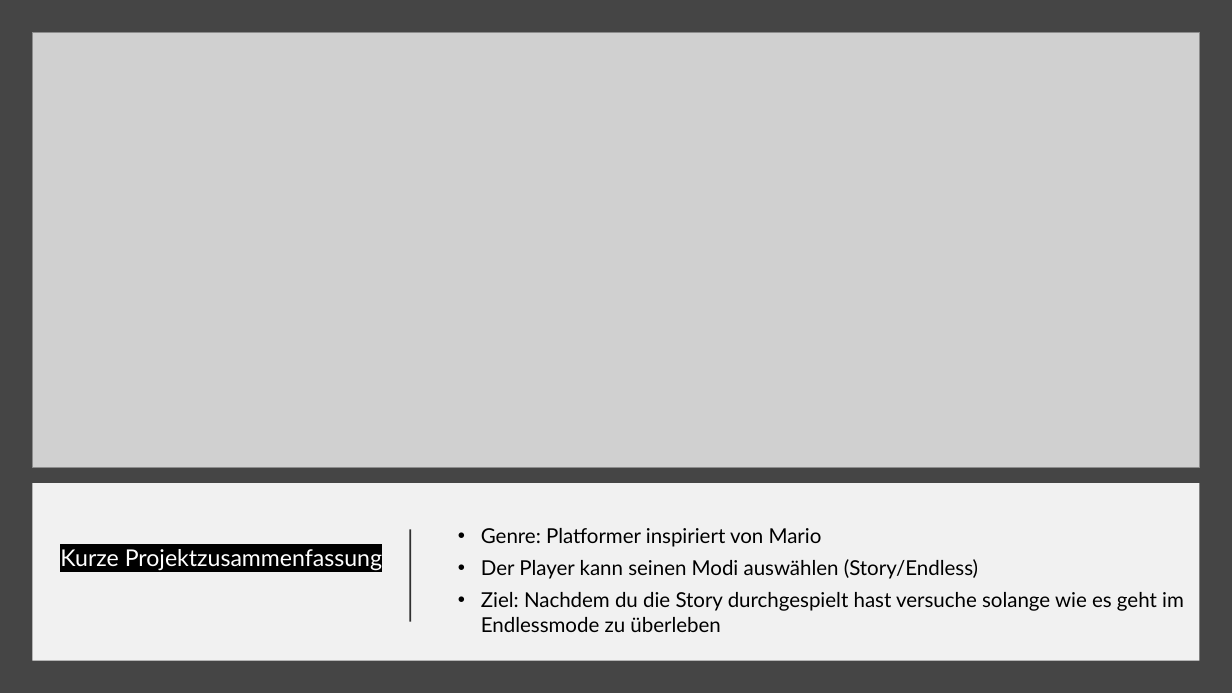
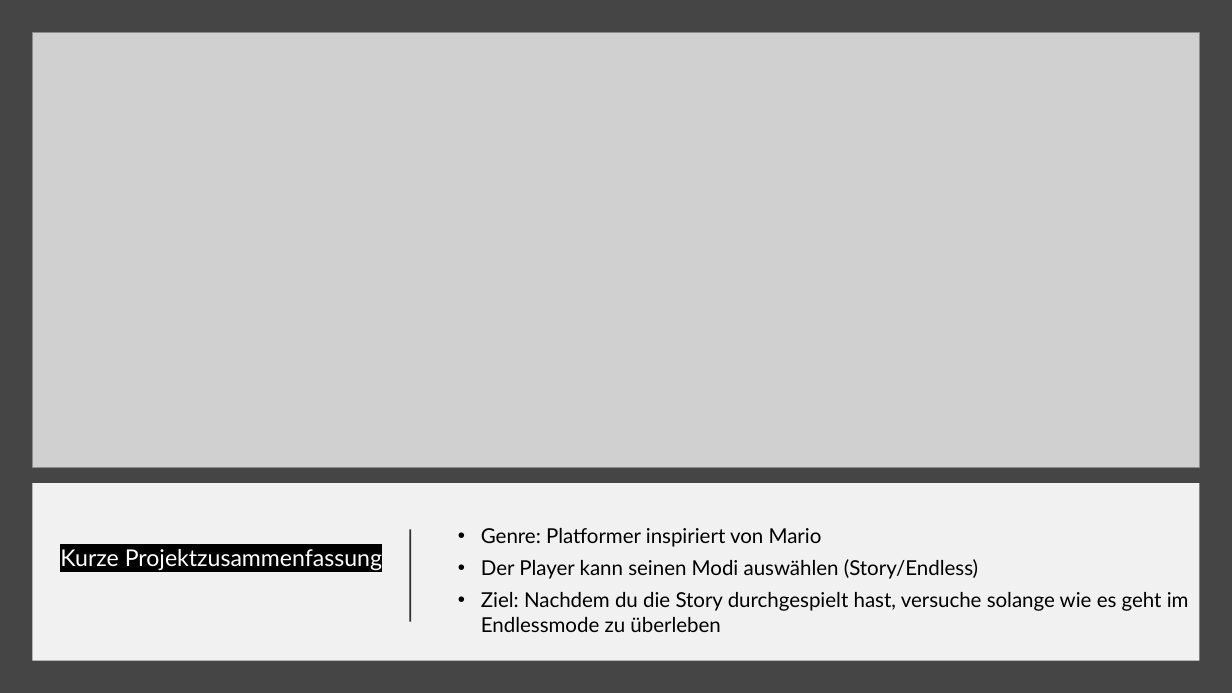
Before and after one commit to davidg-h/WinFormGame, a slide deck: slide 2 of Documentation/Präsentation.pptx. Drawn at 1232x693 pixels with LibreOffice and Linux fonts; fonts in the diff are those of the drawing; grey boxes stand for pictures. Boxes give left, top, right and bottom in pixels: in the first picture for what was removed or moved away, otherwise in the second. Text is boxed around its words. In the diff, an @@ line names an element or a change of style, - is before the commit and + after.

```diff
--- a/Documentation/Präsentation.pptx
+++ b/Documentation/Präsentation.pptx
@@ text at bbox=[481, 592, 1189, 632]: text changed @@
-• Ziel: Nachdem du die Story durchgespielt hast versuche solange wie es geht im Endlessmode zu überleben
+• Ziel: Nachdem du die Story durchgespielt hast, versuche solange wie es geht im Endlessmode zu überleben
```
Also in this commit, not shown: 2 other slides changed, 17 other files.
